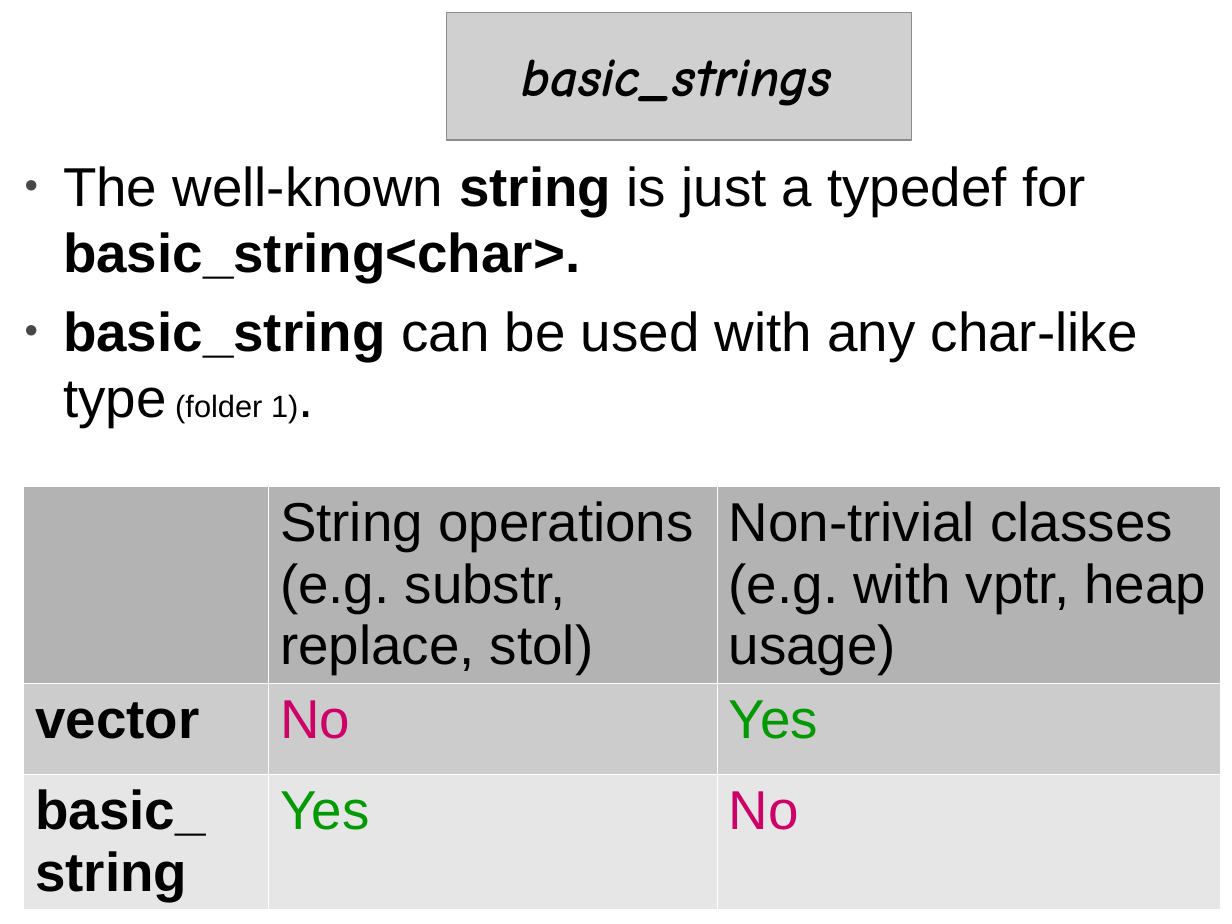
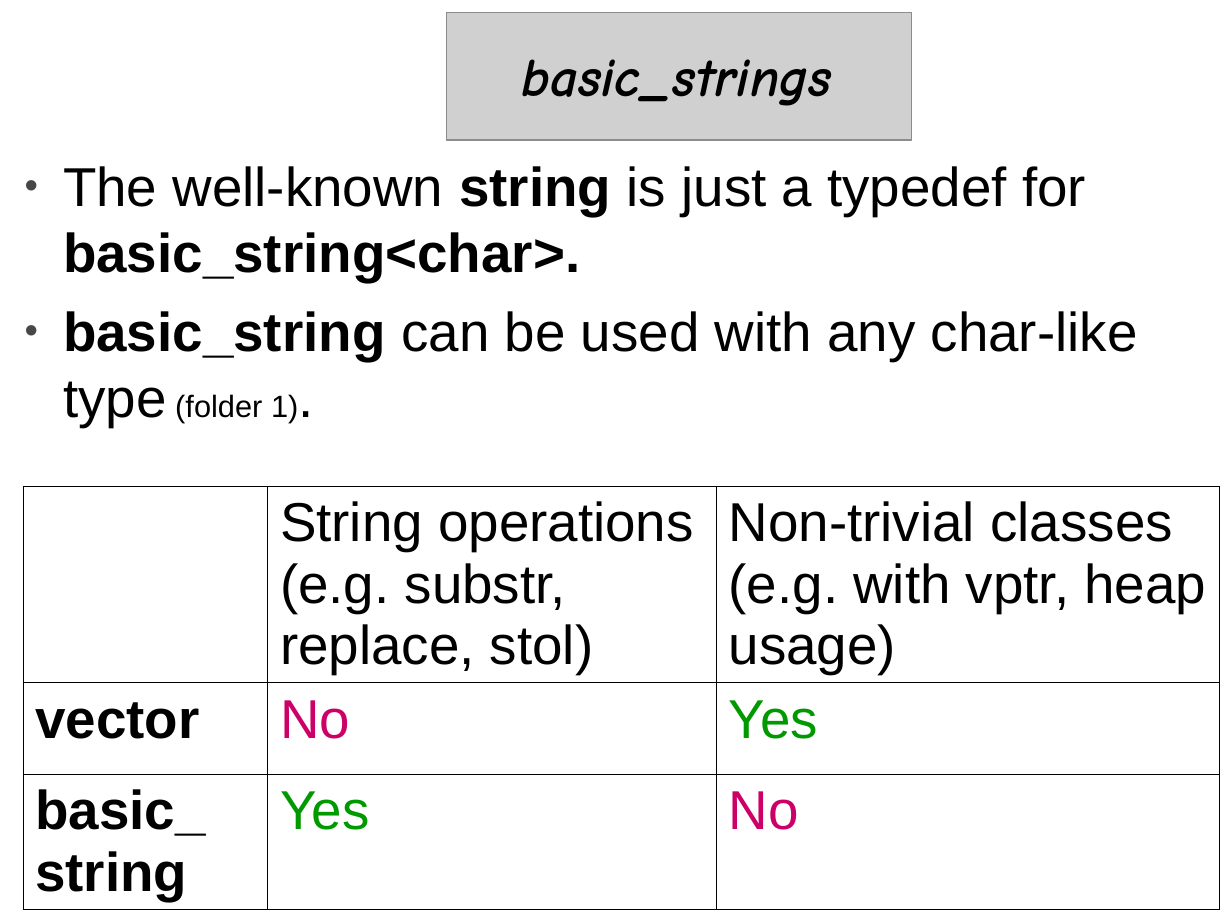
Before and after one commit to cpp-at-ariel/cpp-5781, a slide deck: slide 20 of 10-stl-containers/slides-containers.odp (slide 23 before the commit). Drawn at 1232x924 pixels with LibreOffice and Linux fonts; fonts in the diff are those of the drawing; grey boxes stand for pictures. Boxes give left, top, right and bottom in pixels: in the first picture for what was removed or moved away, otherwise in the second. Text is boxed around its words. In the diff, an @@ line names an element or a change of style, - is before the commit and + after.

```diff
--- a/10-stl-containers/slides-containers.odp
+++ b/10-stl-containers/slides-containers.odp
@@ table at box(23, 485, 1220, 909) @@
@@ fill #B3B3B3 to none in 2 cells @@
@@ fill #CCCCCC to none in row 2 @@
@@ fill #E6E6E6 to none in row 3 @@
@@ borders changed @@
```
Also in this commit, not shown: 6 other slides changed, 2 slides removed.
